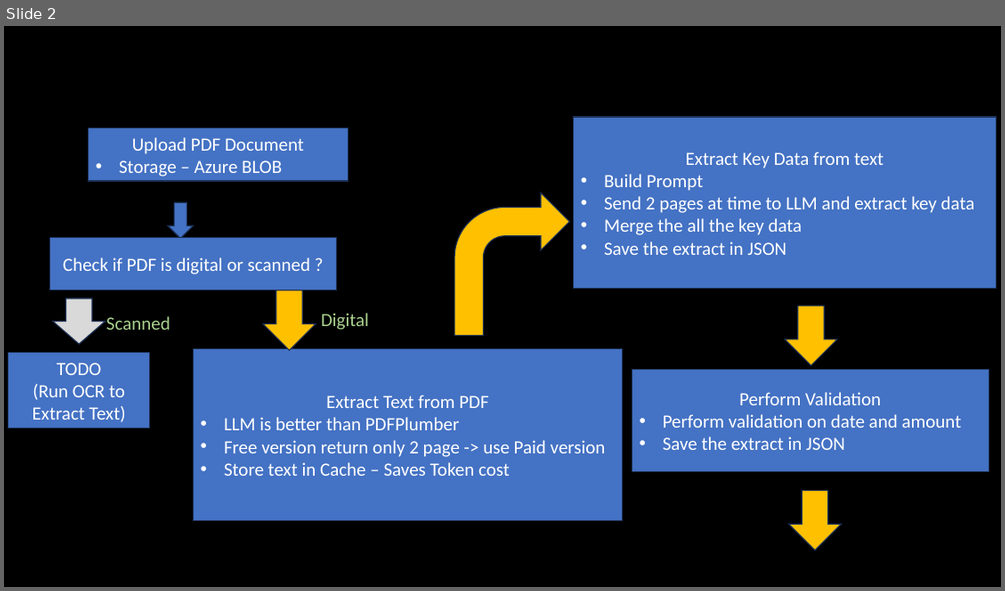
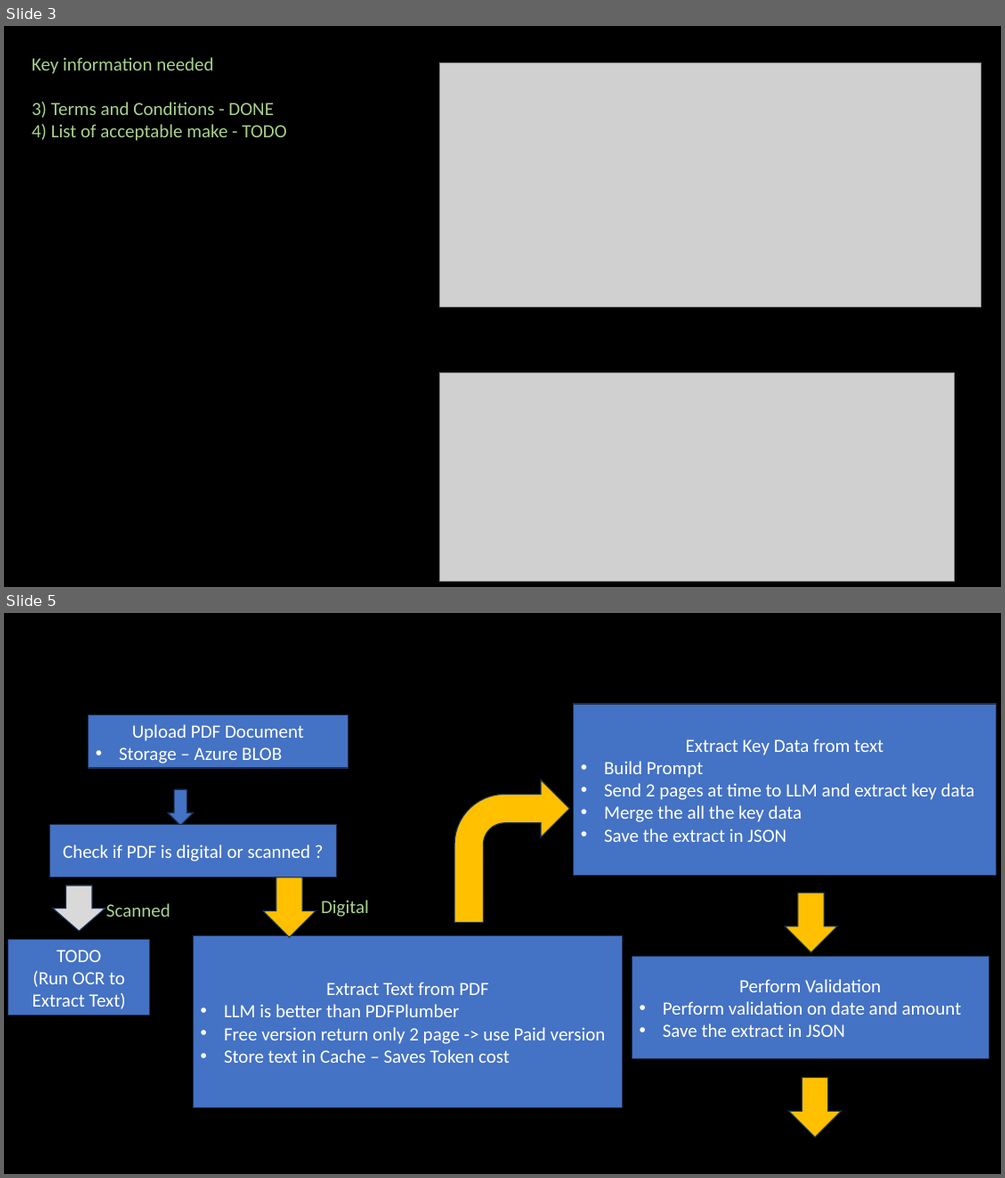
Before and after one commit to ash322ash422/ai_projects, a slide deck: TenderExtractor/notes.pptx. Shown one above the other, each under a label of ours: slide 2 before the commit, slides 3 and 5 after it; the slides between them are not shown. The pictures are 1005x591 and 1005x1178 pixels, drawn with LibreOffice and Linux fonts; fonts in the diff are those of the drawing; grey boxes stand for pictures; background and template pictures are left out. Boxes give left, top, right and bottom in pixels: in the first picture for what was removed or moved away, otherwise in the second. Text is boxed around its words. In the diff, an @@ line names an element or a change of style, - is before the commit and + after.

```diff
--- a/TenderExtractor/notes.pptx
+++ b/TenderExtractor/notes.pptx
@@ slide 3 added at [4, 26, 1001, 587], background #000000 @@
@@ text added at [32, 57, 286, 141], 18 pt, text #A9D18E @@
+Key information needed
+3) Terms and Conditions - DONE
+4) List of acceptable make - TODO
@@ picture added at [440, 62, 980, 306] @@
@@ picture added at [440, 372, 955, 580] @@
@@ what was slide 2 is now slide 5 @@
```
Also in this commit, not shown: 3 other slides added, 1 slide removed, 57 other files.
